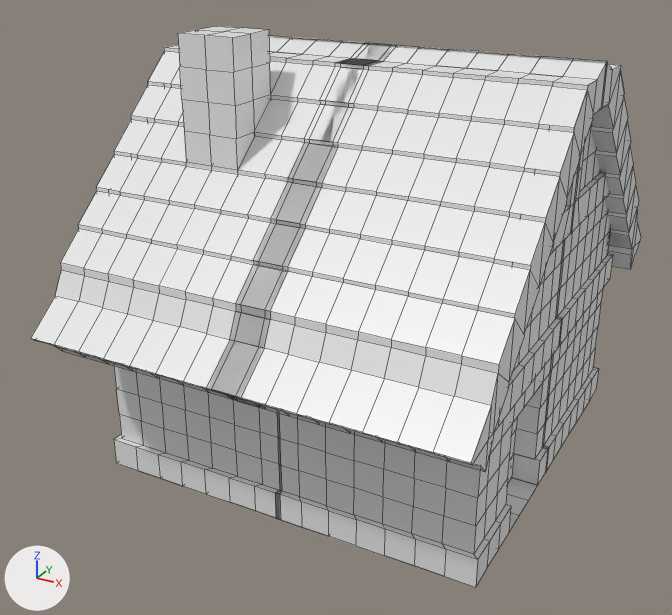
The FBX model Assets/Model/twinleaf-house-02.fbx: old version first, new version second.
Camera for both pictures: a camera (50 mm lens) standing at (3.48, -7.06, 4.69) and looking at (-0.2, -0.38, 1.34). The axes (+X, +Y, +Z) are drawn at lower left. The lights are the same throughout. Mesh edges are drawn as thin lines.

Objects in the first picture: 'house1'.
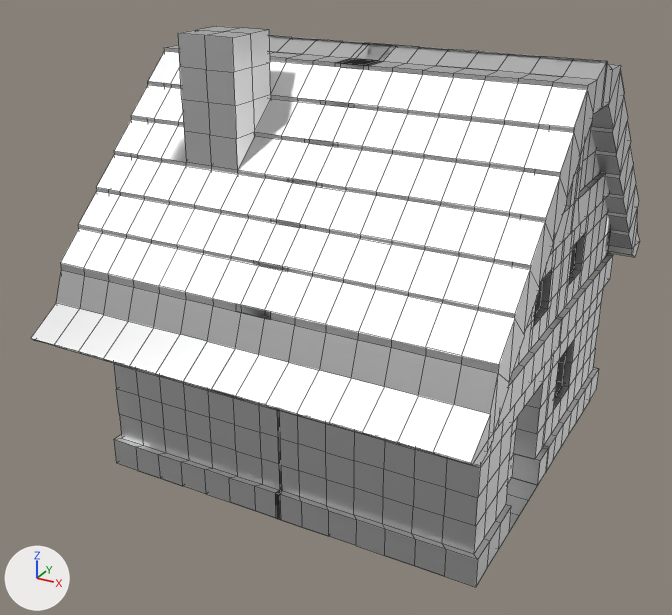
The newer file is also turned or shifted as a whole; pictures and numbers use the older file's frame.

Changed parts and their boxes [x1, y1, x2, y2] in the pictures (672 x 615 px; the box of a moved part takes in the faces that stretch with it):
'house1', surface changed, reshaped: before [31, 26, 641, 587]; after [31, 26, 640, 587]
part 1 of me_cube_003, built on: [553, 340, 574, 410] in both
part 2 of me_cube_003, built on: [518, 208, 596, 364] in both
part 3 of me_cube_003, moved or reshaped: before [607, 223, 641, 270]; after [608, 229, 640, 257]
part 4 of me_cube_003, cut back: before [31, 67, 498, 472]; after [31, 67, 498, 465]
part 5 of me_cube_003, deleted: before [186, 163, 238, 174]

The change, as a list of edits to the scene's bpy script:
```text
Change mat_houestile:
    mat_houestile.metallic: 0.0 -> 1.0
Change me_cube_003:
    used by ob_house1; location = (0.0, 0.0, 0.0)
    verts and faces of me_cube_003; kept vertices keep their numbers, new ones are numbered from 2428
    before: 1918 (-1.1, -1.23, 2.72) at pixel (186, 166), 1923 (-0.85, -1.23, 2.72) at pixel (211, 170), 1925 (-0.6, -1.23, 2.72) at pixel (238, 174), 2385 (-0.6, -1.23, 2.75) at pixel (237, 170), 2387 (-0.85, -1.23, 2.75) at pixel (211, 166)
    before: 2409 (-1.1, -1.23, 2.75) at pixel (186, 162)
    remove me_cube_003.from_pydata(...)  # 2428 vertices, 2048 faces; spans x -1.85..1.85, y -2.39..2.39, z 0.0..3.75
    add me_cube_003.from_pydata(...)  # 2485 vertices, 2078 faces; spans x -1.85..1.85, y -2.39..2.36, z 0.0..3.75
    me_cube_003 part 1
    1 vertex is removed from x 1.68, y 0.48, z 0.75
    4 faces are deleted
    8 new vertices lie (-0.06, 0.0, 0.0) away from vertices in x 1.68, y 0.23..0.73, z 0.5..1.0
    8 new faces join them
    me_cube_003 part 2
    4 vertices are removed from x 1.68, y -0.48..0.48, z 1.75..2.0
    28 faces are deleted
    10 vertices are added at x 1.62..1.68, y -0.66..0.29, z 1.69..2.03
    8 new vertices lie (0.0, -0.06, 0.0) away from vertices in x 1.68, y -0.23..0.73, z 1.5..2.25
    8 new vertices lie (0.0, 0.0, -0.22) away from vertices in x 1.68, y -0.73..0.73, z 2.25
    8 new vertices lie (-0.06, 0.0, 0.0) away from vertices in x 1.68, y -0.48..0.67, z 1.75..2.03
    8 new vertices lie (0.0, 0.0, -0.06) away from vertices in x 1.62..1.68, y -0.73..0.73, z 1.75
    8 new vertices lie (0.0, -0.19, 0.0) away from vertices in x 1.62..1.68, y -0.29..0.67, z 1.5..2.25
    6 new vertices lie (0.0, 0.07, 0.0) away from vertices in x 1.68, y -0.73, z 1.5..2.25
    64 new faces join them
    me_cube_003 part 3
    34 vertices in x -1.85..1.85, y 2.08..2.11, z 1.25..1.34 move by (0.0, 0.0, 0.16)
    18 vertices in x -1.85..1.85, y 2.2, z 1.38 move by (0.0, 0.0, -0.04)
    18 vertices in x -1.85..1.85, y 2.39, z 1.5 move by (0.0, -0.25, 0.13)
    me_cube_003 part 4
    2 vertices are removed from x -0.15..0.15, y -2.08, z 1.75
    16 faces are deleted
    34 vertices in x -1.85..1.85, y -2.11..-2.08, z 1.25..1.34 move by (0.0, 0.0, 0.16)
    16 vertices in x -1.85..1.85, y -2.08, z 1.75 move by (0.0, 0.0, -0.06)
    8 new faces join them
    me_cube_003 part 5
    add delete_faces([(1918, 1923, 2387, 2409), (1923, 1925, 2385, 2387)])
```
